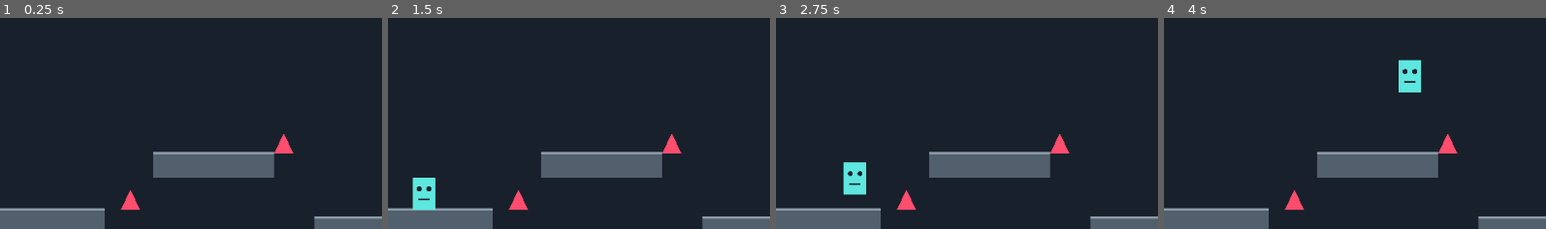
Above: before the commit, frames 1-4 (left to right).
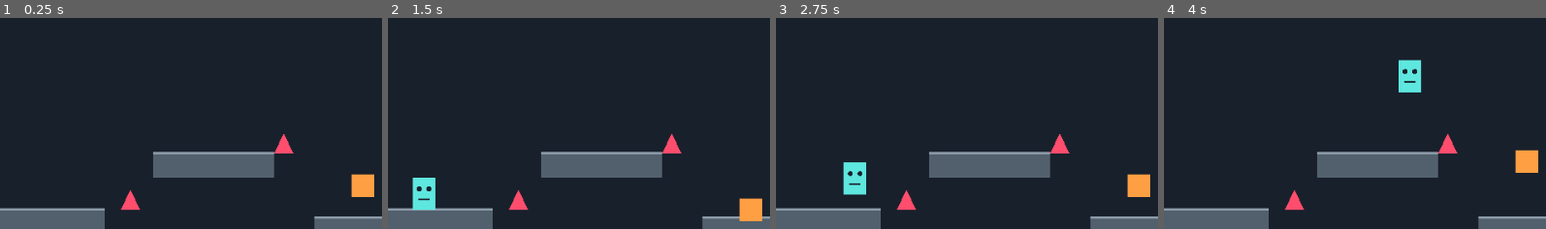
Above: after the commit, the same moments.

Repository: HimaBindhu-j/trap-platformer
Game: Godot game, scene res://Main.tscn
Two runs of this game, one before a commit and one after it. Both use one fixed random seed, a clock stepped at 60 frames per second and the inputs below.
Inputs:
- Up to frame 1 (0.25 s): no input
- Up to frame 2 (1.5 s): hold D (move_right) from 0.53 s (still down); tap Space (jump) at 0.77 s
- Up to frame 3 (2.75 s): tap Space (jump) at 1.52 s; release D (move_right) at 2.03 s; hold A (move_left) from 2.03 s (still down)
- Up to frame 4 (4 s): release A (move_left) at 2.78 s; hold D (move_right) from 2.78 s (still down); tap Space (jump) at 3.02, 3.77 s
The pictures show only the part of the screen within x 29-78%, y 33-83%; the shares and areas given below are measured in that part.

The runs differ from the first frame. In frame 1, 0.7% of the frame differs, in the area x 91-98%, y 73-85%; in frame 2, 0.7%; in frame 3, 0.7%; in frame 4, 0.7%.

Commit message:
Add moving trap mechanic

Diff:
--- a/trap_platformer/Level.gd
+++ b/trap_platformer/Level.gd
@@ -15,7 +15,16 @@
 	Vector2(780, 430)
 ]
 
+# Moving trap
+var moving_trap: Area2D
+var moving_trap_start_y := 360.0
+var moving_trap_range := 60.0
+var moving_trap_speed := 2.0
+var moving_trap_direction := 1.0
+
+
 func _ready():
+	# Create platforms
 	for p in platforms:
 		var body := StaticBody2D.new()
 		var shape := CollisionShape2D.new()
@@ -28,6 +37,7 @@
 		body.add_child(shape)
 		add_child(body)
 
+	# Create spikes
 	for s in spikes:
 		var spike := Area2D.new()
 		var shape := CollisionShape2D.new()
@@ -43,7 +53,7 @@
 
 		spike.body_entered.connect(_on_spike_body_entered)
 
-	# Exit collision area
+	# Create exit collision area
 	var exit_area := Area2D.new()
 	var exit_shape := CollisionShape2D.new()
 	var exit_rect := RectangleShape2D.new()
@@ -57,10 +67,57 @@
 
 	exit_area.body_entered.connect(_on_exit_body_entered)
 
+	# Create moving trap
+	moving_trap = Area2D.new()
+
+	var trap_shape := CollisionShape2D.new()
+	var trap_rect := RectangleShape2D.new()
+
+	trap_rect.size = Vector2(28, 28)
+	trap_shape.shape = trap_rect
+
+	moving_trap.position = Vector2(720, moving_trap_start_y)
+	moving_trap.monitoring = true
+
+	moving_trap.add_child(trap_shape)
+	add_child(moving_trap)
+
+	moving_trap.body_entered.connect(_on_moving_trap_body_entered)
+
+	queue_redraw()
+
+
+func _process(delta):
+	if moving_trap == null:
+		return
+
+	# Move trap up and down
+	moving_trap.position.y += (
+		moving_trap_direction
+		* moving_trap_speed
+		* 60.0
+		* delta
+	)
+
+	# Move down until maximum position
+	if moving_trap.position.y >= moving_trap_start_y + moving_trap_range:
+		moving_trap.position.y = moving_trap_start_y + moving_trap_range
+		moving_trap_direction = -1.0
+
+	# Move up until starting position
+	elif moving_trap.position.y <= moving_trap_start_y:
+		moving_trap.position.y = moving_trap_start_y
+		moving_trap_direction = 1.0
+
 	queue_redraw()
 
 
 func _on_spike_body_entered(body):
+	if body.name == "Player":
+		get_parent().kill_player()
+
+
+func _on_moving_trap_body_entered(body):
 	if body.name == "Player":
 		get_parent().kill_player()
 
@@ -71,6 +128,7 @@
 
 
 func _draw():
+	# Draw platforms
 	for p in platforms:
 		draw_rect(p, Color("#52606d"))
 		draw_line(
@@ -80,6 +138,7 @@
 			3
 		)
 
+	# Draw spikes
 	for s in spikes:
 		var pts = PackedVector2Array([
 			s + Vector2(0, 0),
@@ -89,7 +148,17 @@
 
 		draw_colored_polygon(pts, Color("#ff4d6d"))
 
-	# Exit
+	# Draw moving trap
+	if moving_trap != null:
+		draw_rect(
+			Rect2(
+				moving_trap.position - Vector2(14, 14),
+				Vector2(28, 28)
+			),
+			Color("#ff9f43")
+		)
+
+	# Draw exit
 	draw_rect(
 		Rect2(855, 420, 45, 50),
 		Color("#7ee787")
